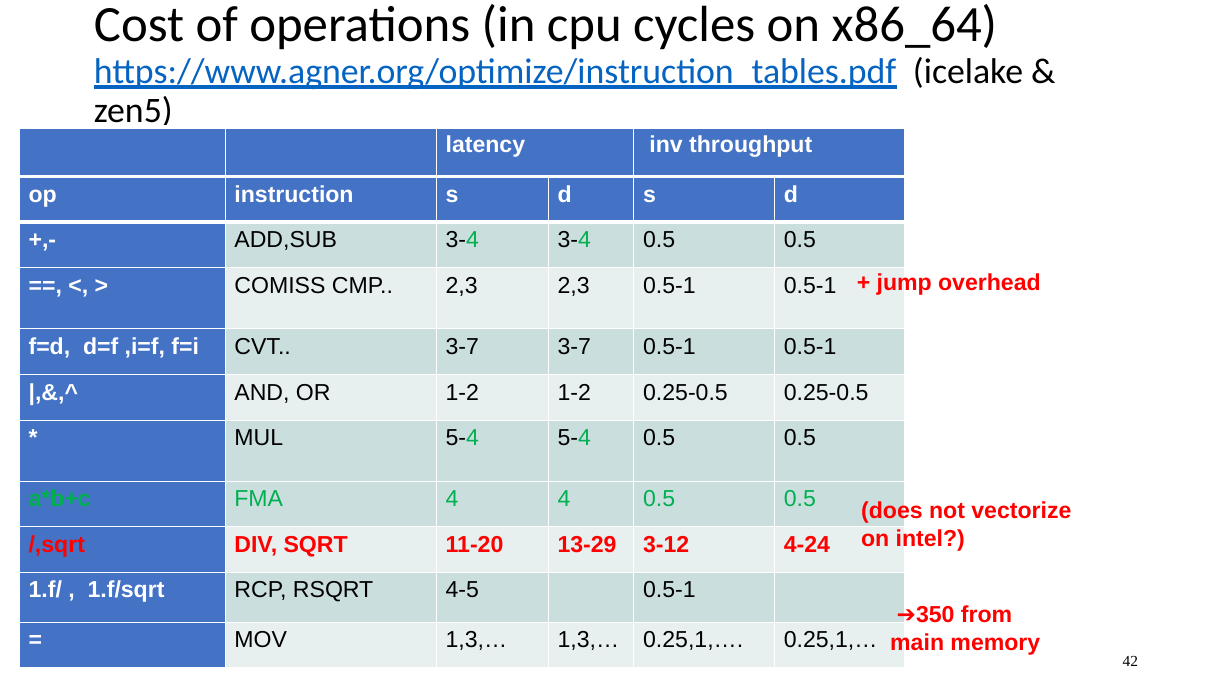
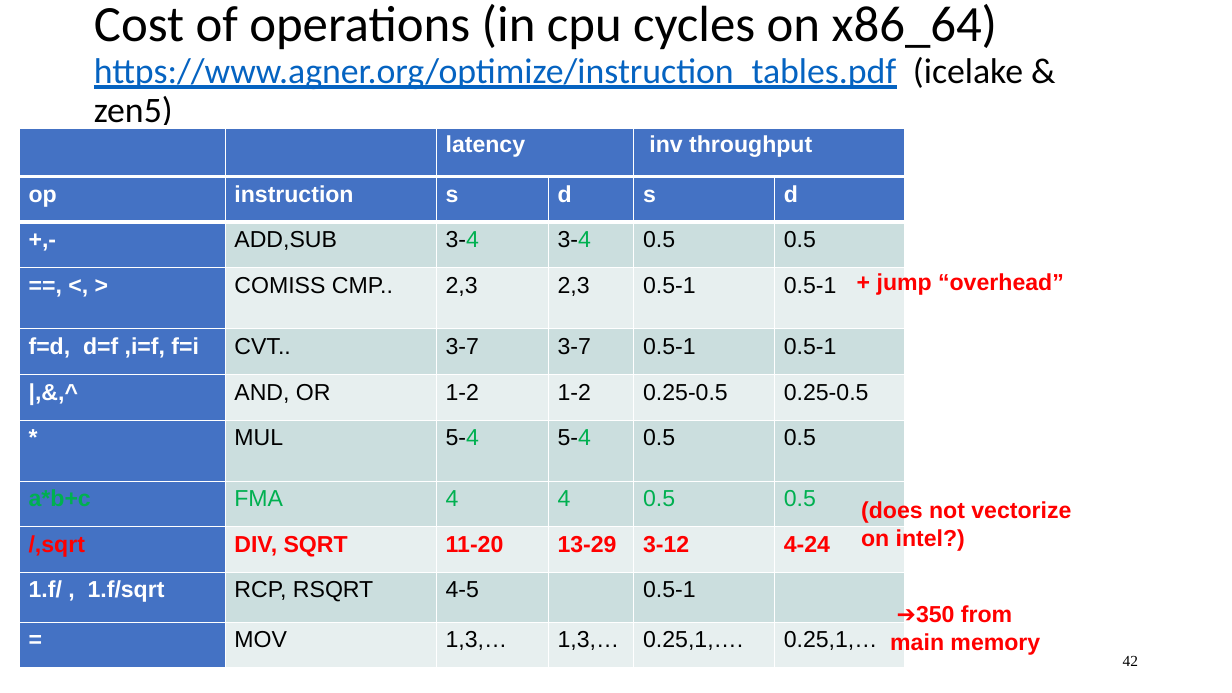
Before and after one commit to VinInn/FPCourse, a slide deck: slide 42 of Slides/FPforScientist.pptx. Drawn at 1232x693 pixels with LibreOffice and Linux fonts; fonts in the diff are those of the drawing. Boxes give left, top, right and bottom in pixels: in the first picture for what was removed or moved away, otherwise in the second. Text is boxed around its words. In the diff, an @@ line names an element or a change of style, - is before the commit and + after.

```diff
--- a/Slides/FPforScientist.pptx
+++ b/Slides/FPforScientist.pptx
@@ text at [877, 273, 1064, 295]: text changed @@
-+ jump overhead
++ jump “overhead”
```
Also in this commit, not shown: 2 other slides changed, 2 slides added.
